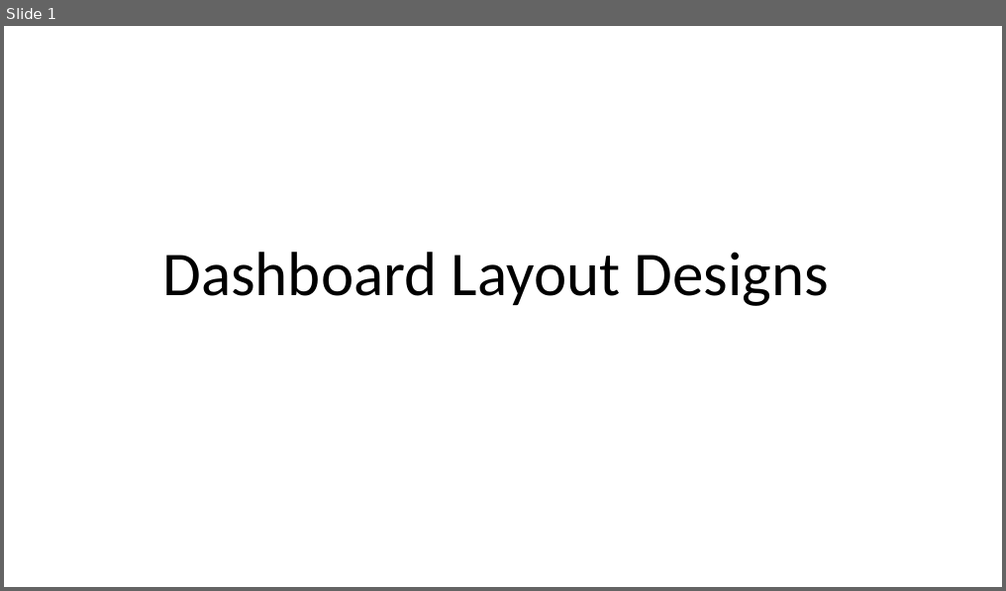
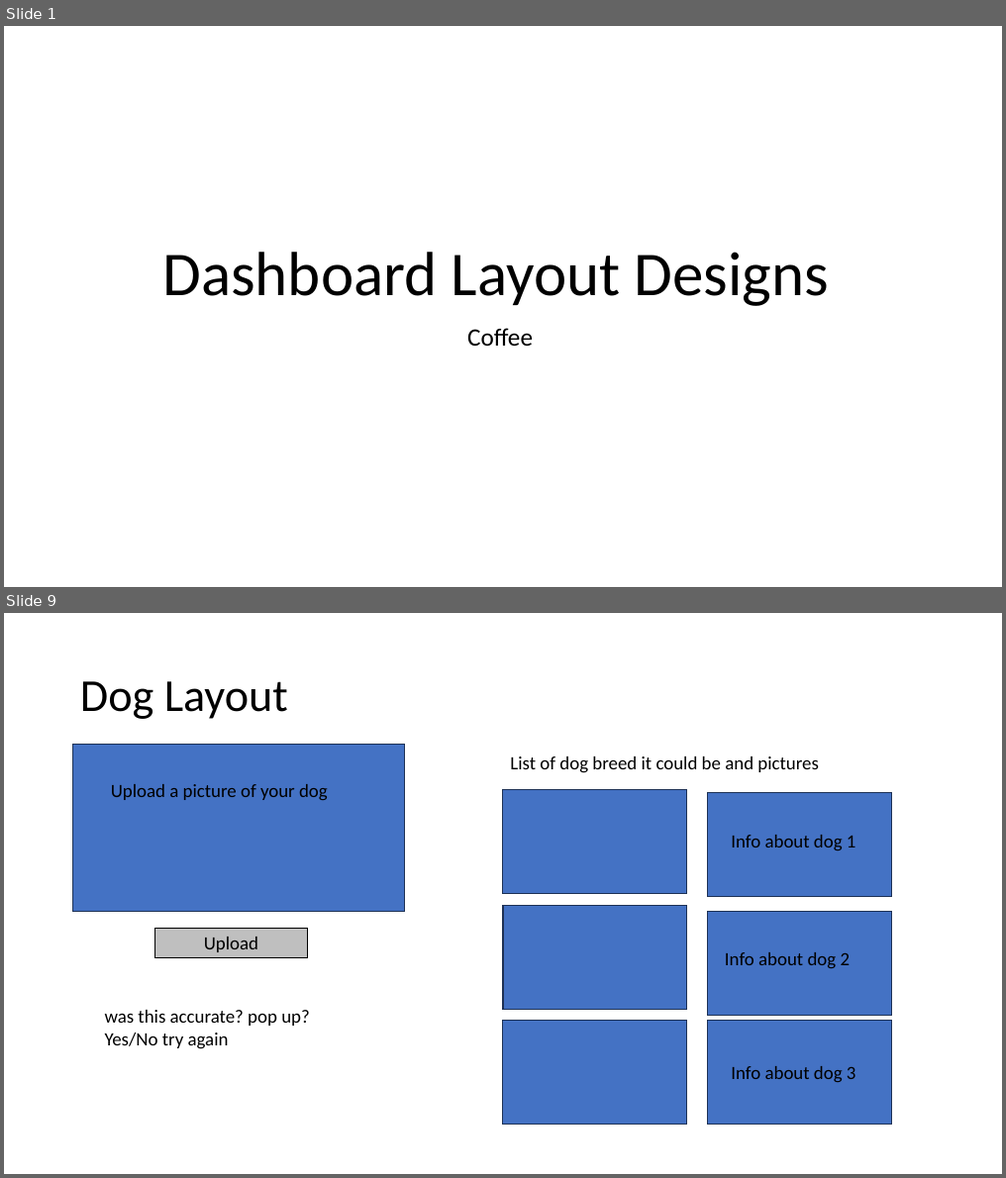
Before and after one commit to cmorrow28/Coffee-Recommender, a slide deck: Dashboard Layouts.pptx. Shown one above the other, each under a label of ours: slide 1 before the commit, slides 1 and 9 after it; the slides between them are not shown. The pictures are 1006x591 and 1006x1178 pixels, drawn with LibreOffice and Linux fonts; fonts in the diff are those of the drawing. Boxes give left, top, right and bottom in pixels: in the first picture for what was removed or moved away, otherwise in the second. Text is boxed around its words. In the diff, an @@ line names an element or a change of style, - is before the commit and + after.

Commit message:
added more dashboard layouts for the lols

```diff
--- a/Dashboard Layouts.pptx
+++ b/Dashboard Layouts.pptx
@@ slide 9 added at box(4, 613, 1002, 1174), background #FFFFFF @@
@@ title added at box(80, 681, 288, 719), 44 pt, text #000000 @@
+Dog Layout
@@ rectangle added at box(73, 744, 405, 912), fill #4472C4, outline #1E3256 1 pt @@
@@ text added at box(510, 757, 819, 773), 18 pt, text #000000 @@
+List of dog breed it could be and pictures
@@ text added at box(111, 784, 328, 800), 18 pt, text #000000 @@
+Upload a picture of your dog
@@ rectangle added at box(503, 790, 687, 894), fill #4472C4, outline #1E3256 1 pt @@
@@ rectangle added at box(708, 793, 892, 897), fill #4472C4, outline #1E3256 1 pt @@
@@ text added at box(731, 835, 856, 851), 18 pt, text #000000 @@
+Info about dog 1
@@ rectangle added at box(503, 906, 687, 1009), fill #4472C4, outline #1E3256 1 pt @@
@@ rectangle added at box(154, 928, 307, 959), fill #BFBFBF, outline #000000 0.75 pt, 18 pt, text #000000 @@
+Upload
@@ rectangle added at box(708, 912, 892, 1015), fill #4472C4, outline #1E3256 1 pt @@
@@ text added at box(725, 953, 850, 969), 18 pt, text #000000 @@
+Info about dog 2
@@ text added at box(105, 1010, 310, 1050), 18 pt, text #000000 @@
+was this accurate? pop up?
+Yes/No try again
@@ rectangle added at box(503, 1021, 687, 1124), fill #4472C4, outline #1E3256 1 pt @@
@@ rectangle added at box(708, 1021, 892, 1124), fill #4472C4, outline #1E3256 1 pt @@
@@ text added at box(731, 1066, 856, 1082), 18 pt, text #000000 @@
+Info about dog 3
@@ slide 1 changed as well @@
@@ subtitle added at box(467, 328, 533, 346), 24 pt, text #000000 @@
+Coffee
```
Also in this commit, not shown: 8 other slides added.
